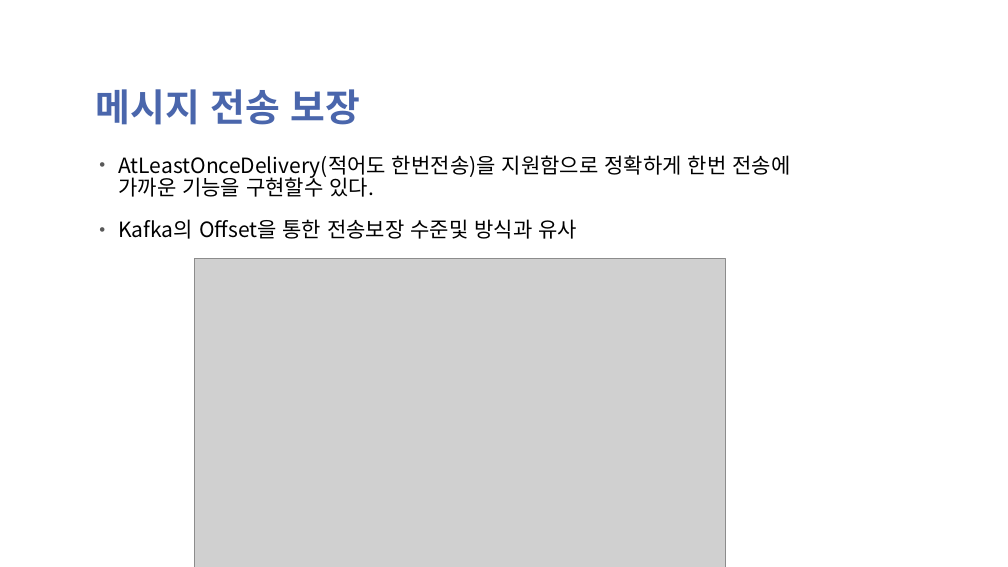
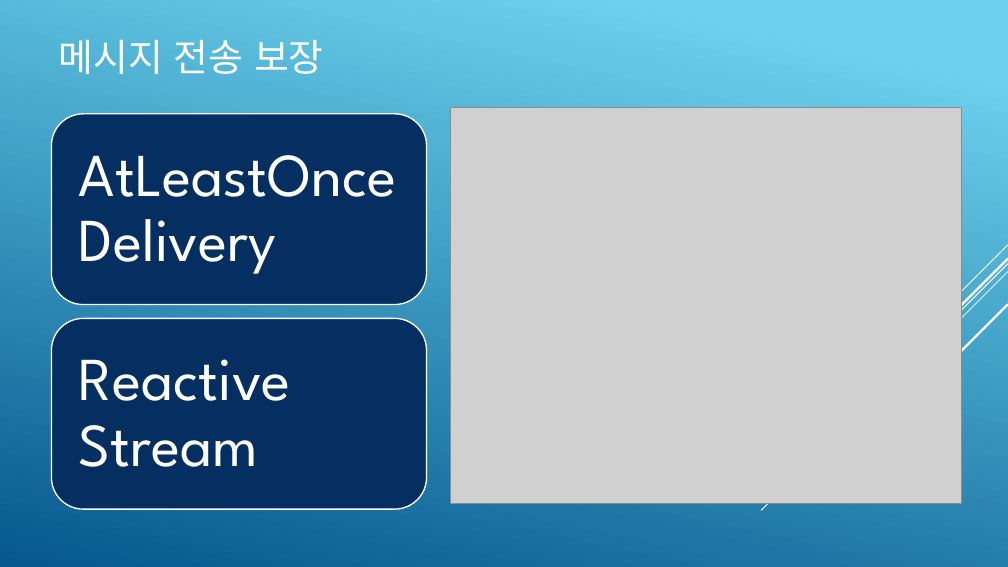
Before and after one commit to psmon/AkkaForNetCore, a slide deck: slide 14 of Doc/AKKA Introduce.pptx. Drawn at 1008x567 pixels with LibreOffice and Linux fonts; fonts in the diff are those of the drawing; grey boxes stand for pictures; background and template pictures are left out. Boxes give left, top, right and bottom in pixels: in the first picture for what was removed or moved away, otherwise in the second. Text is boxed around its words. In the diff, an @@ line names an element or a change of style, - is before the commit and + after.

```diff
--- a/Doc/AKKA Introduce.pptx
+++ b/Doc/AKKA Introduce.pptx
@@ background picture (left out) to gradient #6ED2EB to #06588E @@
@@ title "메시지 전송 보장": place and size @@
-title "메시지 전송 보장" at [96,89,361,125]
+title "메시지 전송 보장" at [59,39,324,74]
@@ title "메시지 전송 보장" at [59,39,324,74]: text colour #4A66AC to #FFFFFF, bold off; line spacing 0.8 to 1; vertical alignment bottom to middle @@
@@ picture: place and size @@
-picture at [194,259,725,567]
+picture at [451,107,962,504]
@@ text removed at [118,155,791,239] @@
-• AtLeastOnceDelivery(적어도 한번전송)을 지원함으로 정확하게 한번 전송에 가까운 기능을 구현할수 있다.
-• Kafka의 Offset을 통한 전송보장 수준및 방식과 유사
@@ group added at [761,245,1008,510]: 5 lines @@
@@ group added at [51,114,426,509]: 2 rounded rectangles, 2 texts @@
+AtLeastOnceDelivery
+Reactive Stream
```
Also in this commit, not shown: 21 other slides changed.
